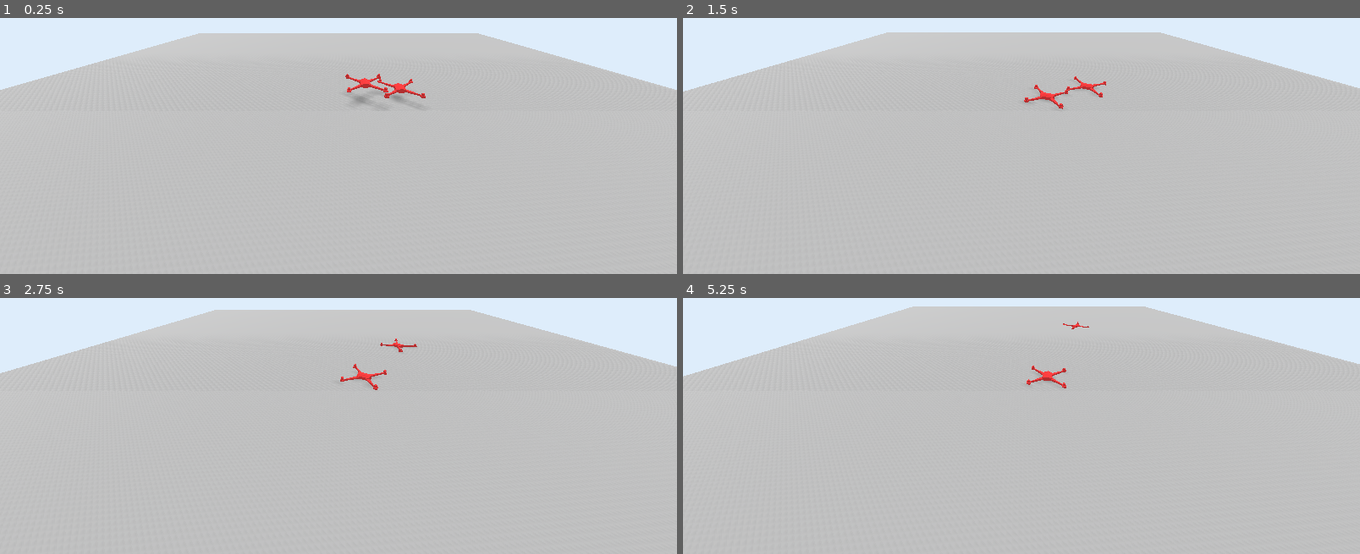
Above: before the commit, frames 1-4 (two rows, left to right).
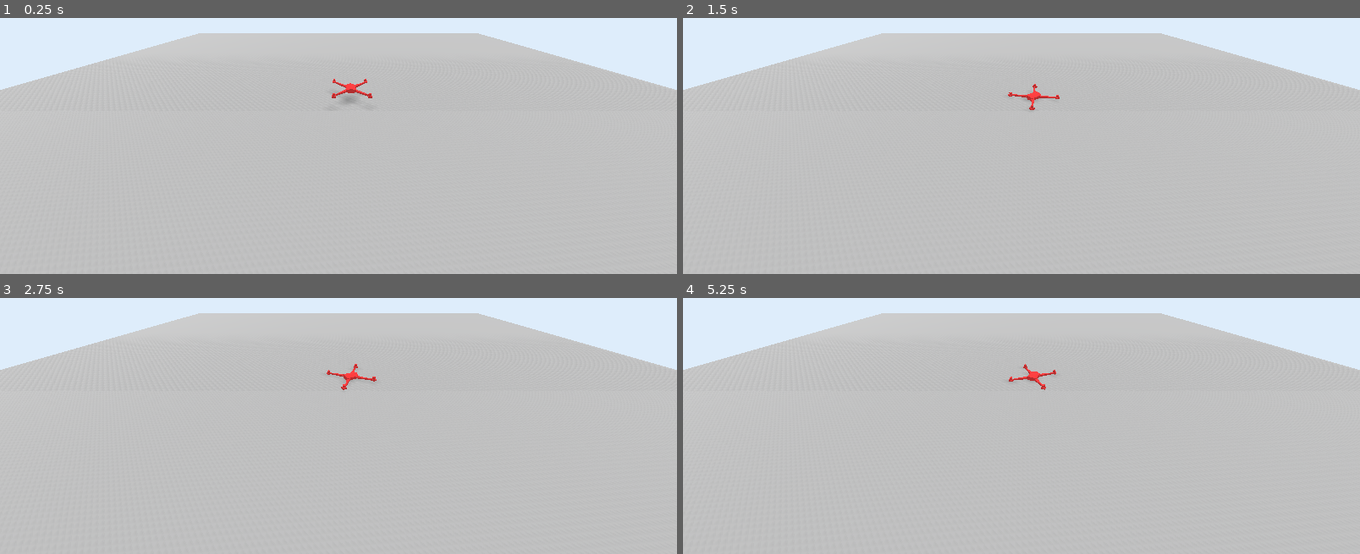
Above: after the commit, the same moments.

Repository: j4cobgarby/dronefleet
Game: Godot game, scene res://Main.tscn
Two runs of this game, one before a commit and one after it. Both use one fixed random seed, a clock stepped at 60 frames per second and the inputs below.
Inputs:
- Up to frame 1 (0.25 s): no input
- Up to frame 2 (1.5 s): hold W 0.53-1.28 s; hold Q 0.53-1.28 s; tap Q at 1.35 s
- Up to frame 3 (2.75 s): hold W from 2.03 s (still down); hold Q from 2.03 s (still down)
- Up to frame 4 (5.25 s): release Q at 2.78 s; tap Q at 2.85, 4.35 s; release W at 3.53 s; hold Q 3.53-4.28 s; hold Q from 5.03 s (still down)

The runs differ from the first frame. In frame 1, 0.5% of the frame differs, in the area x 49-63%, y 21-34%; in frame 2, 0.7%; in frame 3, 1.3%; in frame 4, 2.3%, in the area x 0-100%, y 3-36%.

Commit message:
Added paper pdf

Diff:
--- a/dronesim/Drone.gd
+++ b/dronesim/Drone.gd
@@ -86,7 +86,7 @@
 	var torque = 0
 	for i in range(4):
 		if mots[i] < 0: mots[i] = 0
-		torque += mots[i] * mot_dirs[i] * 20
+		torque += -mots[i] * mot_dirs[i] * 20
 		add_force_local(Vector3(0,mots[i],0), mot_offsets[i])
 	add_torque(Vector3(0,torque,0))
 
--- a/dronesim/Main.tscn
+++ b/dronesim/Main.tscn
@@ -39,7 +39,7 @@
 shadow_enabled = true
 
 [node name="Drone" parent="." instance=ExtResource( 1 )]
-transform = Transform( 1, 0, 0, 0, 1, 0, 0, 0, 1, -16.4623, 4.75553, 0 )
+transform = Transform( 1, 0, 0, 0, 1, 0, 0, 0, 1, -3.29107, 4.75553, 0 )
 
 [node name="Camera" type="Camera" parent="."]
 transform = Transform( -1, 3.26756e-08, -8.10867e-08, 0, 0.927523, 0.373765, 8.74228e-08, 0.373765, -0.927523, 0, 27.443, -51.5424 )
@@ -47,7 +47,3 @@
 current = true
 fov = 87.9
 far = 1660.0
-
-[node name="Drone2" parent="." instance=ExtResource( 1 )]
-transform = Transform( 1, 0, 0, 0, 1, 0, 0, 0, 1, -7.07369, 6.24356, 0 )
-client_port = 14446
Not shown, changed: dronesim/drone.py
Not shown, added: paper.pdf
